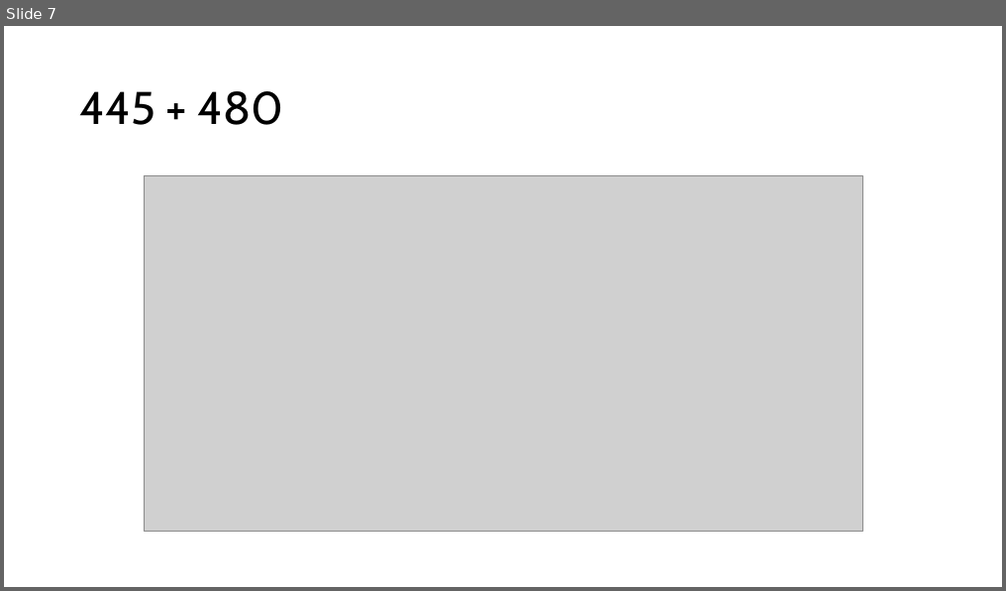
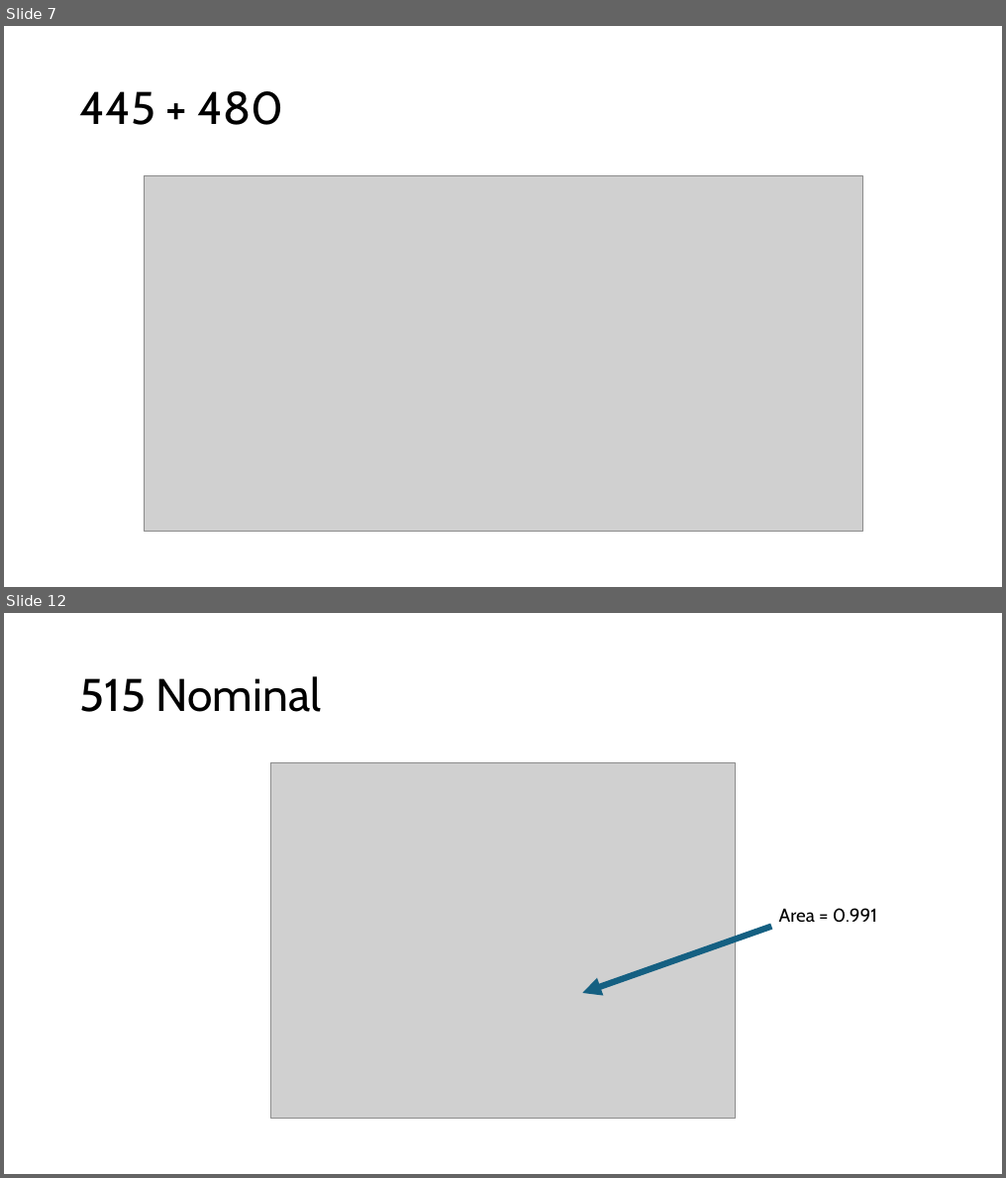
Before and after one commit to joshlwhitehead/work, a slide deck: analysis/fluorimeter/fluoroStack/fluoroStackTolerance.pptx. Shown one above the other, each under a label of ours: slide 7 before the commit, slides 7 and 12 after it; the slides between them are not shown. The pictures are 1006x591 and 1006x1178 pixels, drawn with LibreOffice and Linux fonts; fonts in the diff are those of the drawing; grey boxes stand for pictures. Boxes give left, top, right and bottom in pixels: in the first picture for what was removed or moved away, otherwise in the second. Text is boxed around its words. In the diff, an @@ line names an element or a change of style, - is before the commit and + after.

```diff
--- a/analysis/fluorimeter/fluoroStack/fluoroStackTolerance.pptx
+++ b/analysis/fluorimeter/fluoroStack/fluoroStackTolerance.pptx
@@ slide 12 added at [4, 613, 1002, 1174], background #FFFFFF @@
@@ title added at [80, 676, 322, 712], 44 pt, text #000000 @@
+515 Nominal
@@ picture added at [270, 762, 736, 1119] @@
@@ text added at [779, 908, 877, 923], 18 pt, text #000000 @@
+Area = 0.991
@@ arrow added from (772, 927) to (583, 993), #156082 6 pt @@
```
Also in this commit, not shown: 2 slides changed, 3 other slides added, 4 other files.
